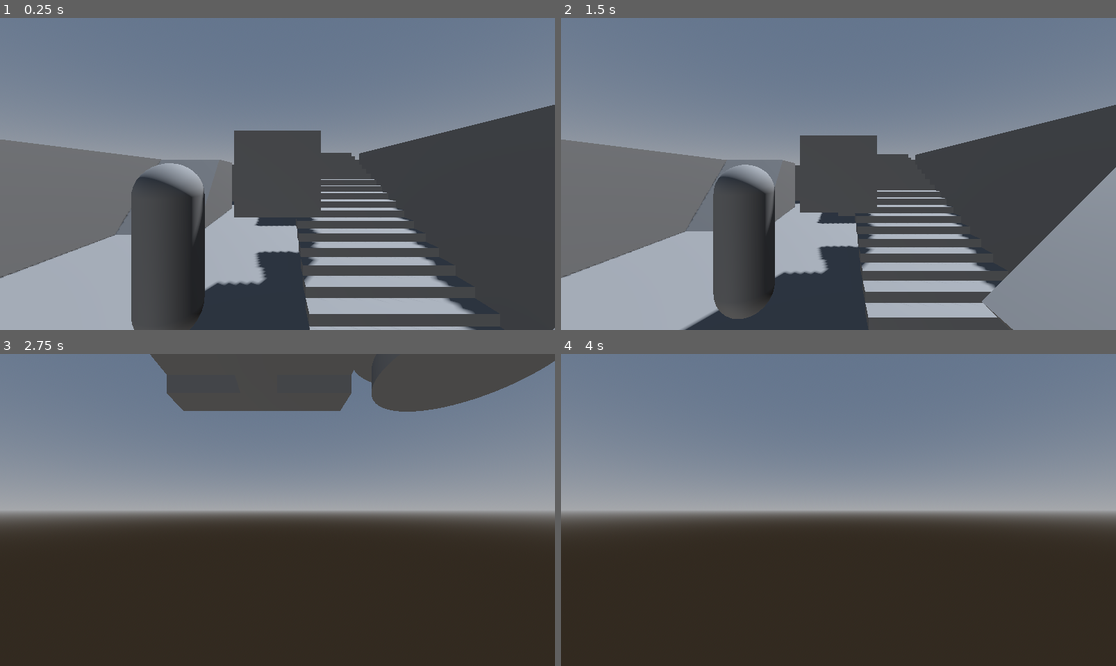
Above: before the commit, frames 1-4 (two rows, left to right).
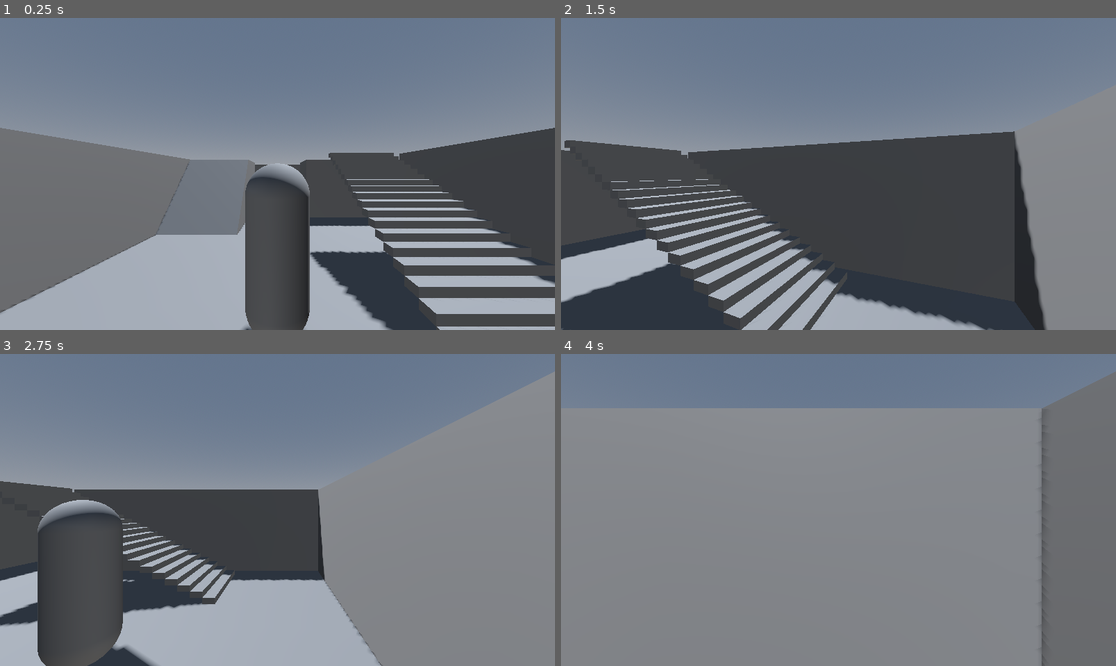
Above: after the commit, the same moments.

Repository: sgc6512/dungeon-crawl-jam
Game: Godot game, scene res://main.tscn
The game is run twice, just before and just after one commit, with the same random seed, the same clock (stepped at 60 frames per second) and the same inputs.
Inputs:
- Up to frame 1 (0.25 s): no input
- Up to frame 2 (1.5 s): tap Enter at 0.5 s; hold E (rotate_right) 0.53-1.28 s; tap Space at 1.25 s; hold S (down) from 1.28 s (still down)
- Up to frame 3 (2.75 s): release S (down) at 2.03 s; hold E (rotate_right) from 2.03 s (still down)
- Up to frame 4 (4 s): release E (rotate_right) at 2.78 s; hold W (up) 2.78-3.53 s; tap Enter at 3.5 s; hold Q (rotate_left) from 3.53 s (still down)

The runs differ from the first frame. In frame 1, 25% of the frame differs, in the area x 0-100%, y 27-100%; in frame 2, 35%; in frame 3, 64%, in the area x 0-100%, y 0-100%; in frame 4, 62%.

Commit message:
Wall clipping and misc adjustments.
Fixed wall clipping. Improved code to be more readable. Changed rendering more to opengl for eventual HTML export compatibility.

Diff:
--- a/Levels/level_testing.tscn
+++ b/Levels/level_testing.tscn
@@ -9,7 +9,6 @@
 background_mode = 2
 sky = SubResource("Sky_dv4cn")
 ambient_light_sky_contribution = 0.5
-ssao_enabled = true
 ssao_radius = 0.5
 
 [sub_resource type="PrismMesh" id="PrismMesh_push2"]
--- a/main.tscn
+++ b/main.tscn
@@ -4,43 +4,62 @@
 [ext_resource type="PackedScene" uid="uid://cmmdmtcjahfcj" path="res://Levels/level_testing.tscn" id="2_qak1x"]
 
 [sub_resource type="BoxShape3D" id="BoxShape3D_hdpxq"]
+size = Vector3(1, 2, 1)
 
 [sub_resource type="CameraAttributesPractical" id="CameraAttributesPractical_fwu1h"]
 
-[sub_resource type="BoxShape3D" id="BoxShape3D_u15jp"]
+[sub_resource type="Animation" id="Animation_ddyh3"]
+resource_name = "headbob"
+length = 0.3
+tracks/0/type = "position_3d"
+tracks/0/imported = false
+tracks/0/enabled = true
+tracks/0/path = NodePath("Camera3D")
+tracks/0/interp = 1
+tracks/0/loop_wrap = true
+tracks/0/keys = PackedFloat32Array(0, 1, 0, 0.5, 0, 0.15, 1, 0, 0.4, 0, 0.3, 1, 0, 0.5, 0)
 
-[sub_resource type="BoxMesh" id="BoxMesh_mp3br"]
+[sub_resource type="AnimationLibrary" id="AnimationLibrary_7rvhf"]
+_data = {
+"headbob": SubResource("Animation_ddyh3")
+}
 
 [node name="Main" type="Node3D"]
 
 [node name="Player" type="CharacterBody3D" parent="."]
 unique_name_in_owner = true
+transform = Transform3D(1, 0, 0, 0, 1, 0, 0, 0, 1, -1, -0.5, 0)
 script = ExtResource("1_jj5qa")
 
 [node name="CollisionShape3D" type="CollisionShape3D" parent="Player"]
 shape = SubResource("BoxShape3D_hdpxq")
 
 [node name="Camera3D" type="Camera3D" parent="Player"]
+transform = Transform3D(1, 0, 0, 0, 1, 0, 0, 0, 1, 0, 0.5, 0)
 attributes = SubResource("CameraAttributesPractical_fwu1h")
 current = true
 
-[node name="StaticBody3D" type="StaticBody3D" parent="."]
-transform = Transform3D(1, 0, 0, 0, 1, 0, 0, 0, 1, 0, 0, -2.85012)
+[node name="AnimationPlayer" type="AnimationPlayer" parent="Player"]
+unique_name_in_owner = true
+libraries = {
+"": SubResource("AnimationLibrary_7rvhf")
+}
 
-[node name="CollisionShape3D" type="CollisionShape3D" parent="StaticBody3D"]
-shape = SubResource("BoxShape3D_u15jp")
+[node name="RightRay" type="RayCast3D" parent="Player"]
+unique_name_in_owner = true
+target_position = Vector3(2, 0, 0)
 
-[node name="MeshInstance3D" type="MeshInstance3D" parent="StaticBody3D"]
-mesh = SubResource("BoxMesh_mp3br")
+[node name="LeftRay" type="RayCast3D" parent="Player"]
+unique_name_in_owner = true
+target_position = Vector3(-2, 0, 0)
 
-[node name="StaticBody3D2" type="StaticBody3D" parent="."]
-transform = Transform3D(0.707107, 0.707107, 0, -0.707107, 0.707107, 0, 0, 0, 1, 1.2677, -0.5, 0)
+[node name="UpRay" type="RayCast3D" parent="Player"]
+unique_name_in_owner = true
+target_position = Vector3(0, 0, -2)
 
-[node name="CollisionShape3D" type="CollisionShape3D" parent="StaticBody3D2"]
-shape = SubResource("BoxShape3D_u15jp")
-
-[node name="MeshInstance3D" type="MeshInstance3D" parent="StaticBody3D2"]
-mesh = SubResource("BoxMesh_mp3br")
+[node name="DownRay" type="RayCast3D" parent="Player"]
+unique_name_in_owner = true
+target_position = Vector3(0, 0, 2)
 
 [node name="LevelTesting" parent="." instance=ExtResource("2_qak1x")]
 transform = Transform3D(1, 0, 0, 0, 1, 0, 0, 0, 1, -1, -1.5, 0)
--- a/player.gd
+++ b/player.gd
@@ -1,73 +1,81 @@
 class_name Player
 extends CharacterBody3D
+
 @onready var player = %Player
+@onready var animation_player = %AnimationPlayer
 @onready var moving:bool = false
-@onready var target_position:Vector2 = Vector2(100, 100)
-@onready var player_size:Vector3 = Vector3(1,1.5,1)
-@onready var camera_height:float = 1.5
+@onready var right_ray = %RightRay
+@onready var left_ray = %LeftRay
+@onready var up_ray = %UpRay
+@onready var down_ray = %DownRay
+
+# Exports
+@export var animation_time:float = 0.3
 
 # Controlled by tween
-var desired_position:Vector3 = Vector3.ZERO
+var desired_position:Vector3 = position
 
 # Get the gravity from the project settings to be synced with RigidBody nodes.
 var gravity = ProjectSettings.get_setting("physics/3d/default_gravity")
 
 
-func _physics_process(_delta):
-	# Accessing space required for Raycasts
-	var space_state = get_world_3d().direct_space_state
-
+func _physics_process(delta):
 	# Get the input direction and handle the movement/deceleration.
-	# Decided to stick with tweening. We can handle going up slopes or falling down as edge cases
 	var input_dir = Input.get_vector("left", "right", "up", "down")
 	var direction = (transform.basis * Vector3(input_dir.x, 0, input_dir.y)).normalized()
-	if direction and !moving:
+
+	if direction and !moving and check_wall_collision(input_dir):
 		var tween = create_tween()
 		moving = true
-		tween.tween_property(player, "desired_position", direction, 0.5).as_relative().set_trans(
+		tween.tween_property(player, "desired_position", direction * 2, animation_time).as_relative().set_trans(
 			Tween.TRANS_SINE)
+		animation_player.play("headbob")
 		tween.connect("finished", on_tween_finished)
 
-	# Handle rotation
-	if Input.is_action_just_released("rotate_left") and !moving:
-		var tween = create_tween()
-		moving = true
-		tween.tween_property(player, "rotation_degrees:y", 90, 0.5).as_relative().set_trans(
-			Tween.TRANS_SINE)
-		tween.connect("finished", on_tween_finished)
-	if Input.is_action_just_released("rotate_right") and !moving:
-		var tween = create_tween()
-		moving = true
-		tween.tween_property(player, "rotation_degrees:y", -90, 0.5).as_relative().set_trans(
-			Tween.TRANS_SINE)
-		tween.connect("finished", on_tween_finished)
-
-	var floor_raycast = check_floor(space_state)
-	if floor_raycast.has("collider"):
-		position.y = floor_raycast.position.y + camera_height
-	else:
-		position.y -= gravity * _delta
+	# Handle gravity
+	if !is_on_floor():
+		position.y -= gravity * delta
 
 	# Snap to tween in X and Z axis
 	position.x = desired_position.x
 	position.z = desired_position.z
 
-	# Potentially not needed as we are not using the velocity
-	# move_and_slide()
+	# Needed to work with is_on_floor method
+	move_and_slide()
+
+
+func _input(event):
+	# Handle rotation
+	if event.is_action_released("rotate_left") or event.is_action_released("rotate_right") and !moving:
+		var tween = create_tween()
+		moving = true
+
+		var rot_deg = 90
+		if event.is_action("rotate_right"):
+			rot_deg = -90
+
+		tween.tween_property(player, "rotation_degrees:y", rot_deg, animation_time).as_relative().set_trans(
+			Tween.TRANS_SINE)
+		tween.connect("finished", on_tween_finished)
 
 
 func on_tween_finished():
 	moving = false
 
 
-func check_floor(space):
-	# Create starting and target point of the ray, offset the target by small fraction
-	var origin_pos = global_position
-	var target_pos = global_position - Vector3(0, camera_height + 0.1, 0)
-	var floor_query = PhysicsRayQueryParameters3D.create(origin_pos, target_pos)
-	var floor_result = space.intersect_ray(floor_query)
-
-	# Test for debugging
-	#print(floor_result.collider if floor_result.has("collider") else "Nothing")
-
-	return floor_result
+func check_wall_collision(_input_dir:Vector2) -> bool:
+	# Should likely specify that the collision is a wall
+	match _input_dir:
+		Vector2(1, 0): # Right
+			if right_ray.is_colliding():
+				return false
+		Vector2(-1, 0): # Left
+			if left_ray.is_colliding():
+				return false
+		Vector2(0, 1): # Down
+			if down_ray.is_colliding():
+				return false
+		Vector2(0, -1): # Up
+			if up_ray.is_colliding():
+				return false
+	return true
--- a/project.godot
+++ b/project.godot
@@ -47,3 +47,7 @@
 "events": [Object(InputEventKey,"resource_local_to_scene":false,"resource_name":"","device":-1,"window_id":0,"alt_pressed":false,"shift_pressed":false,"ctrl_pressed":false,"meta_pressed":false,"pressed":false,"keycode":0,"physical_keycode":68,"key_label":0,"unicode":100,"echo":false,"script":null)
 ]
 }
+
+[rendering]
+
+renderer/rendering_method="gl_compatibility"
